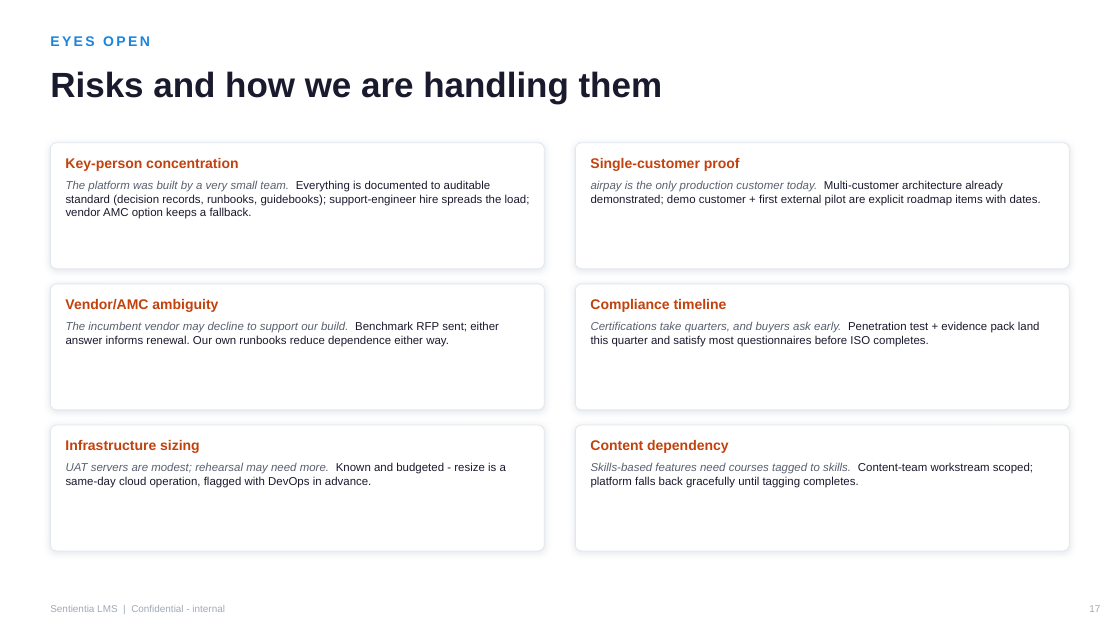
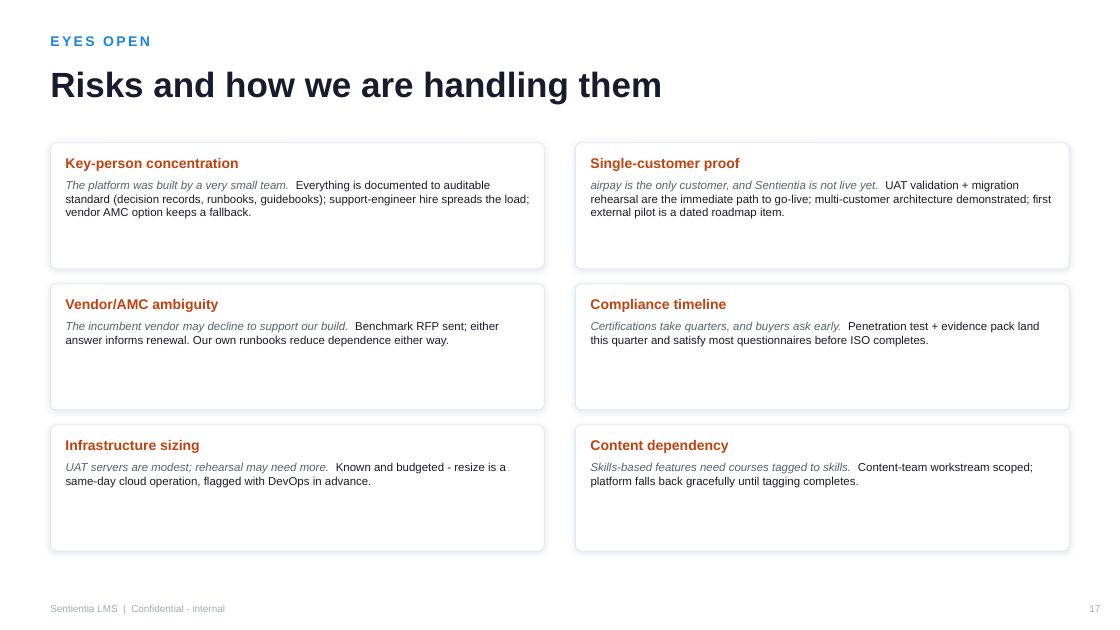
Before and after one commit to nitin-rajput-learning-tech/Airpay-Academy2.0, a slide deck: slide 17 of moodle-enhancement/docs/business/SENTIENTIA-EXECUTIVE-DECK-2026-08-21.pptx. Drawn at 1120x630 pixels with LibreOffice and Linux fonts; fonts in the diff are those of the drawing. Boxes give left, top, right and bottom in pixels: in the first picture for what was removed or moved away, otherwise in the second. Text is boxed around its words. In the diff, an @@ line names an element or a change of style, - is before the commit and + after.

```diff
--- a/moodle-enhancement/docs/business/SENTIENTIA-EXECUTIVE-DECK-2026-08-21.pptx
+++ b/moodle-enhancement/docs/business/SENTIENTIA-EXECUTIVE-DECK-2026-08-21.pptx
@@ text at (591,180,1051,219): text changed @@
-airpay is the only production customer today. Multi-customer architecture already demonstrated; demo customer + first external pilot are explicit roadmap items with dates.
+airpay is the only customer, and Sentientia is not live yet. UAT validation + migration rehearsal are the immediate path to go-live; multi-customer architecture demonstrated; first external pilot is a dated roadmap item.
```
Also in this commit, not shown: 9 other slides changed, 1 other file.
